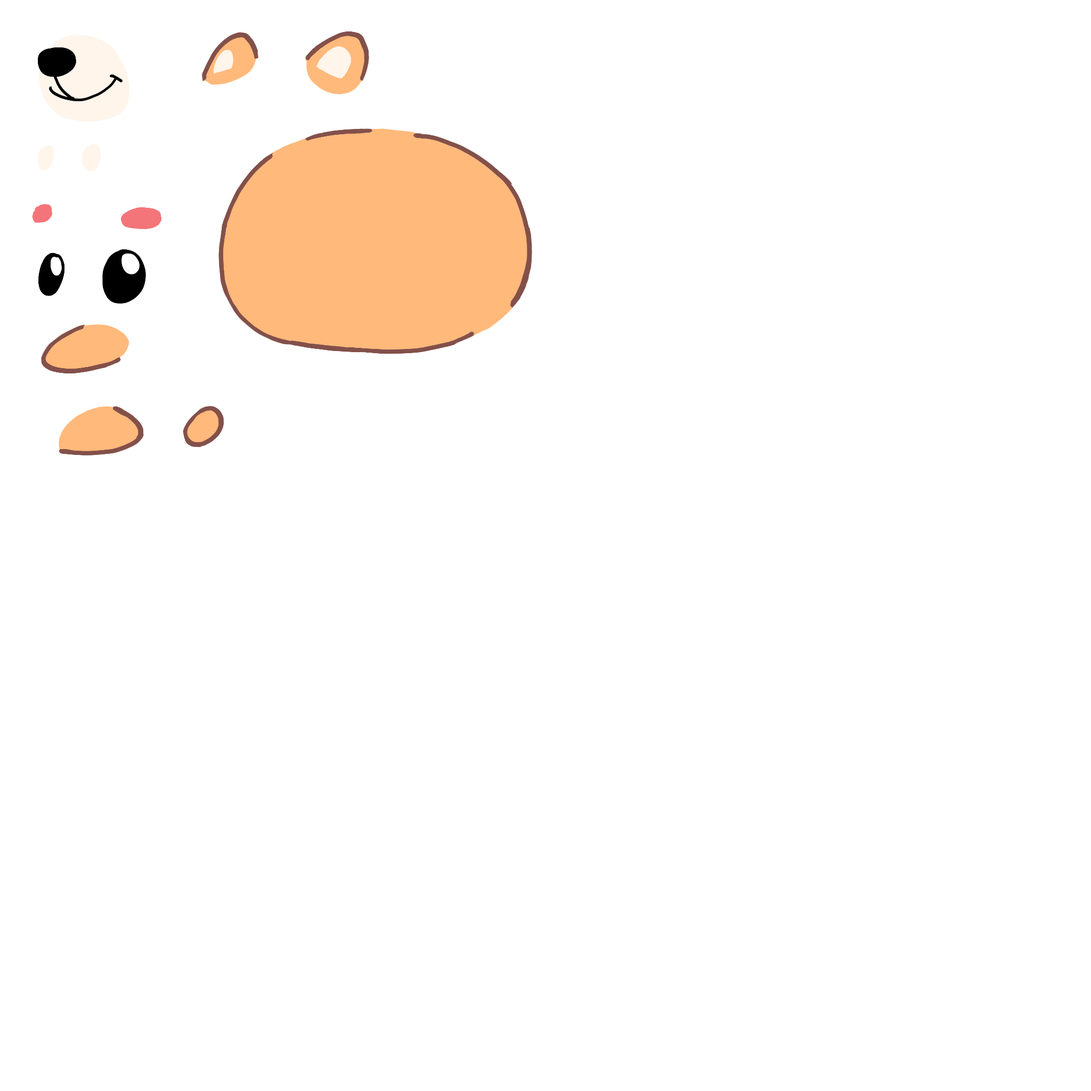
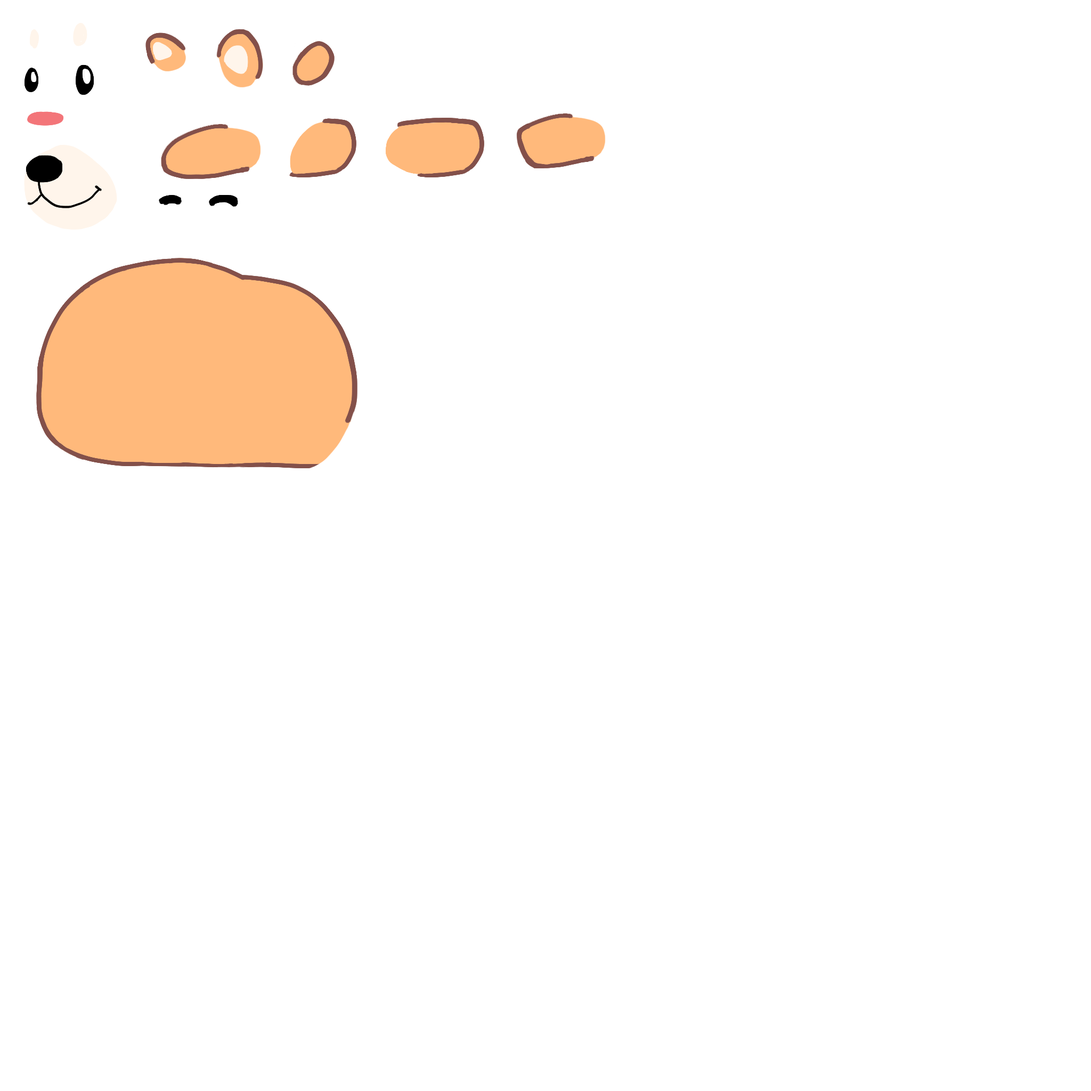
Layer changes from the first w=1091, h=1091 image to the second:
added layer "ear L" (1st of 2) above "ear R" over [left=216, top=28, right=264, bottom=88]
added layer "leg FL copy" above "leg FL" over [left=516, top=112, right=606, bottom=169]
added layer "leg FL" above "leg bakc copy" over [left=160, top=123, right=262, bottom=180]
added layer "leg bakc copy" above "leg bakc" over [left=385, top=117, right=485, bottom=178]
added layer "leg bakc" above "tail" over [left=289, top=118, right=357, bottom=178]
added layer "tail" (1st of 2) above "Layer 15 copy" over [left=292, top=41, right=335, bottom=87]
added layer "body" (1st of 2) above "Layer 17 copy" over [left=36, top=256, right=358, bottom=469]
added layer "Layer 18 copy" above "Layer 20" over [left=23, top=144, right=118, bottom=230]
added layer "Layer 16 copy" above "small 2" over [left=24, top=64, right=94, bottom=95]
hid "ear L" (2nd of 2, in "Group 1"), moved it into group "Group 1" over [left=304, top=30, right=370, bottom=95]
hid "ear R" (2nd of 2, in "Group 1"), moved it into group "Group 1" over [left=201, top=31, right=260, bottom=86]
hid "foot FL", moved it into group "Group 1" over [left=40, top=324, right=130, bottom=375]
hid "foot back", moved it into group "Group 1" over [left=58, top=405, right=144, bottom=456]
hid "tail" (2nd of 2, in "Group 1"), moved it into group "Group 1" over [left=182, top=406, right=224, bottom=448]
hid "body" (2nd of 2, in "Group 1"), moved it into group "Group 1" over [left=218, top=127, right=533, bottom=355]
hid "Layer 7 copy", moved it into group "Group 1" over [left=38, top=249, right=147, bottom=304]
hid "Layer 6 copy", moved it into group "Group 1" over [left=31, top=204, right=162, bottom=230]
hid "Layer 9", moved it into group "Group 1" over [left=37, top=143, right=101, bottom=172]
hid "Layer 5 copy", moved it into group "Group 1" over [left=37, top=35, right=130, bottom=123]
…and 4 more changes (4 added)
